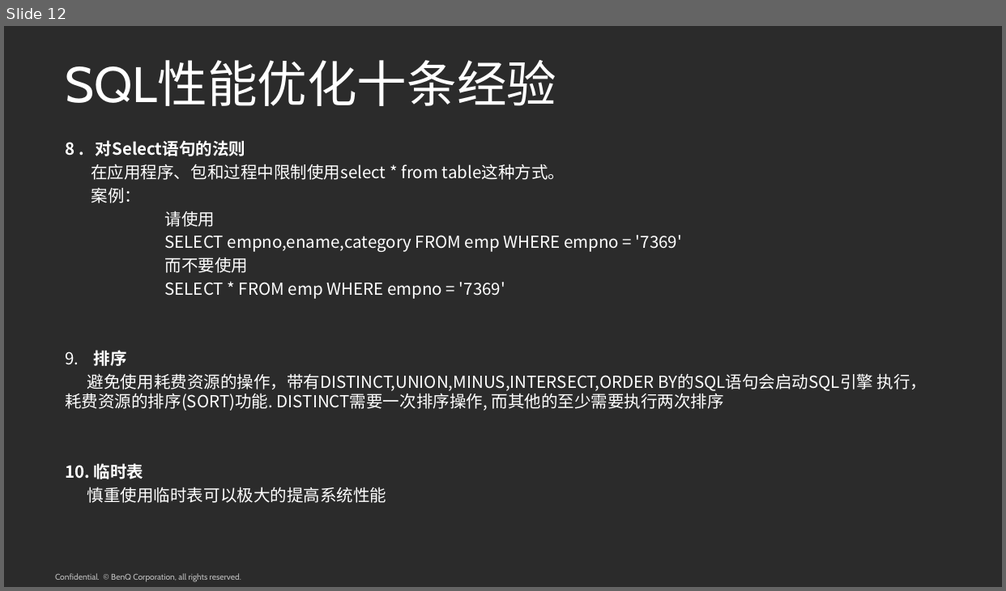
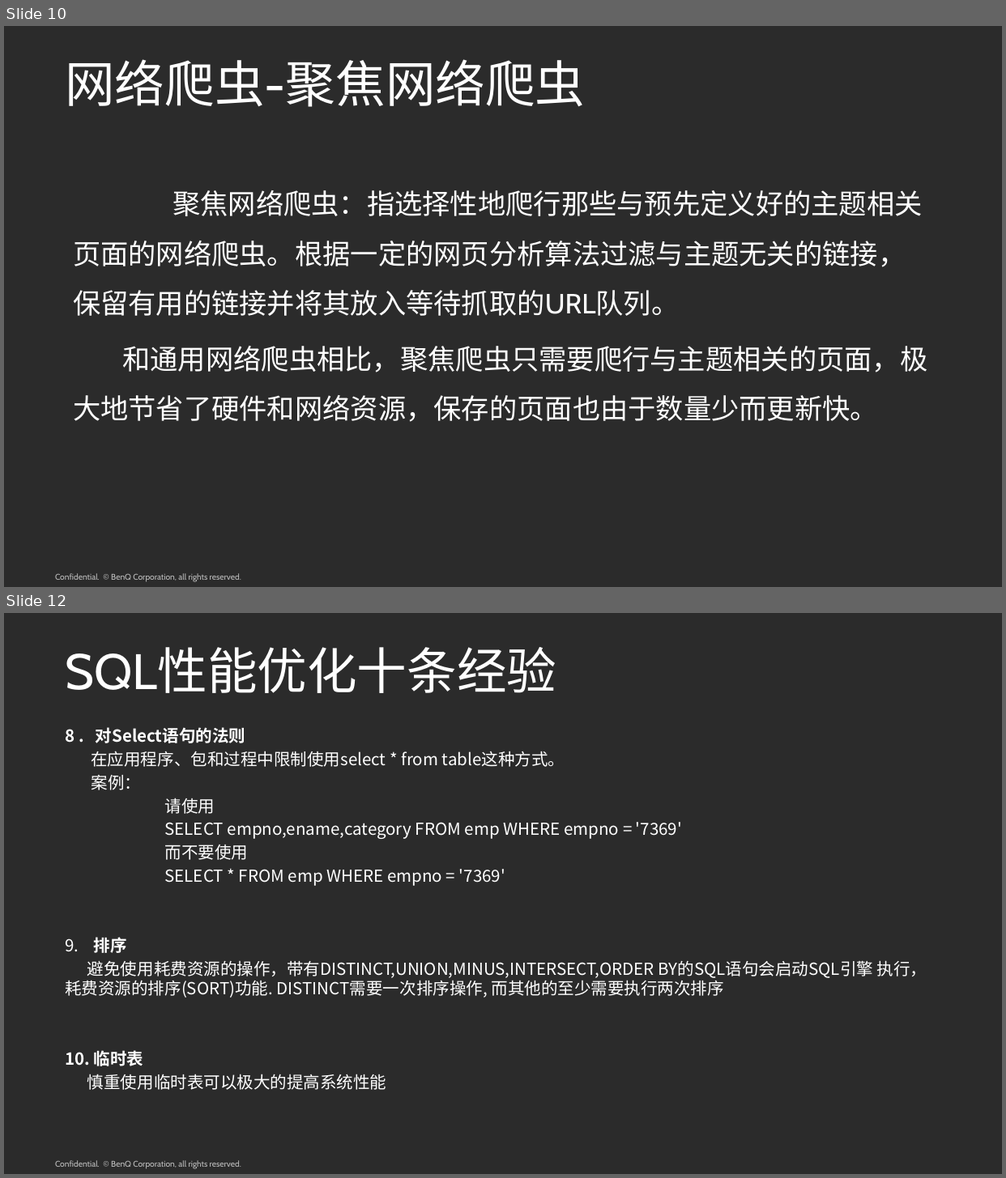
Before and after one commit to youngyeah/doubanCrawler, a slide deck: TehShare/网络爬虫.pptx. Shown one above the other, each under a label of ours: slide 12 before the commit, slides 10 and 12 after it; the slides between them are not shown. The pictures are 1006x591 and 1006x1178 pixels, drawn with LibreOffice and Linux fonts; fonts in the diff are those of the drawing; background and template pictures are left out; a plain dark background stands for a picture behind light text. Boxes give left, top, right and bottom in pixels: in the first picture for what was removed or moved away, otherwise in the second. Text is boxed around its words. In the diff, an @@ line names an element or a change of style, - is before the commit and + after.

```diff
--- a/TehShare/网络爬虫.pptx
+++ b/TehShare/网络爬虫.pptx
@@ slide 10 added at [4, 26, 1002, 587], background picture (left out); not listed: 1 template element that a slide beside it also shows @@
@@ text added at [65, 59, 585, 107], 36 pt, text #FFFFFF @@
+网络爬虫-聚焦网络爬虫
@@ text added at [73, 190, 927, 422], 20 pt, text #FFFFFF @@
+聚焦网络爬虫：指选择性地爬行那些与预先定义好的主题相关页面的网络爬虫。根据一定的网页分析算法过滤与主题无关的链接，保留有用的链接并将其放入等待抓取的URL队列。
+和通用网络爬虫相比，聚焦爬虫只需要爬行与主题相关的页面，极大地节省了硬件和网络资源，保存的页面也由于数量少而更新快。
```
Also in this commit, not shown: 6 slides changed, 4 other slides added, 5 slides removed.
